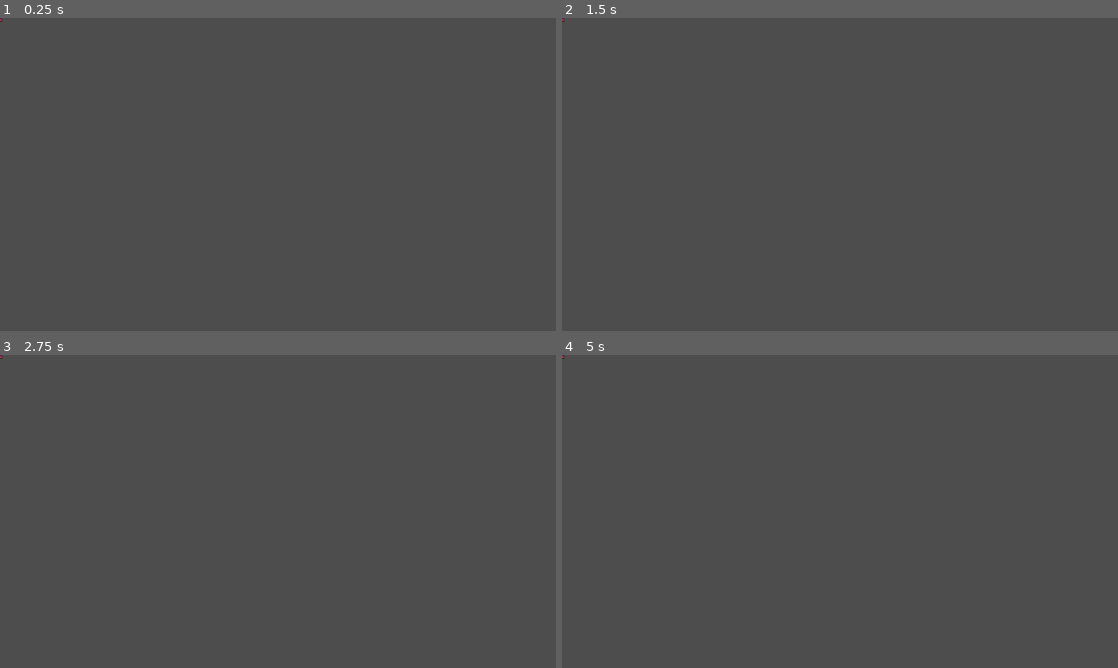
Above: before the commit, frames 1-4 (two rows, left to right).
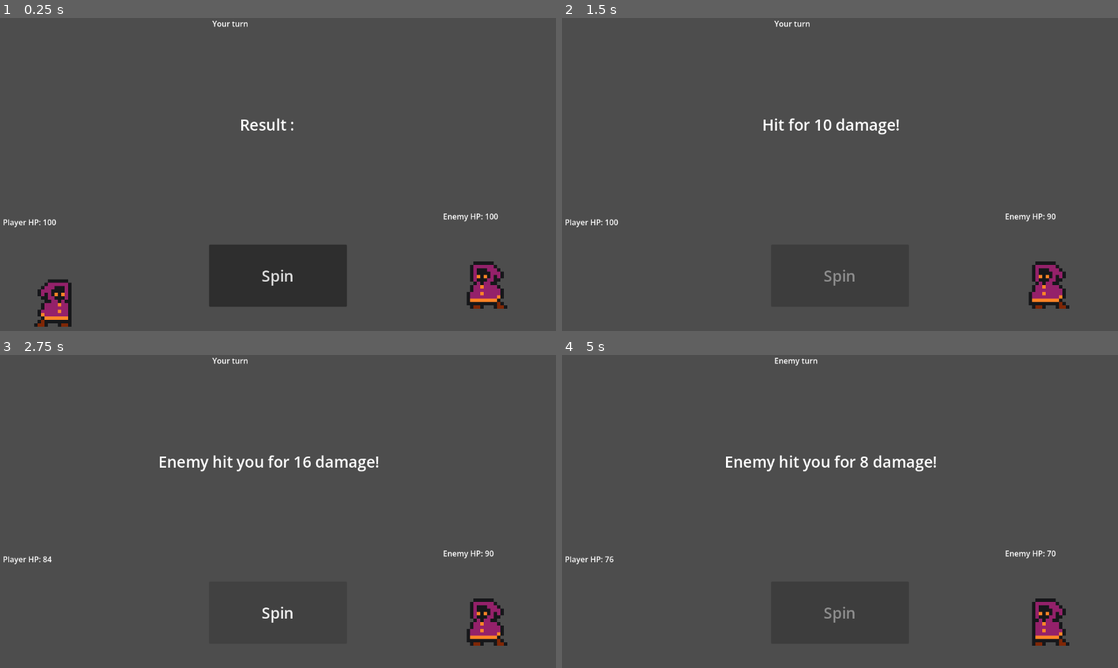
Above: after the commit, the same moments.

Repository: AbbYassine/TheVerySeriousjam
Game: Godot game, scene res://scenes/arena.tscn
Same seed, same stepped clock (60 frames per second), same inputs: the game is played once before the commit and once after it. This scene is started directly instead of the project's main scene.
Inputs (mouse positions are in pixels of both pictures, inside the frame that each line leads up to):
- Up to frame 1 (0.25 s): no input
- Up to frame 2 (1.5 s): click (840, 274) at 0.5 s, where only the run after the commit has a clickable "Spin"; tap Enter at 1.25 s; hold D (right) from 1.28 s (still down)
- Up to frame 3 (2.75 s): keep holding D (right); tap Space (jump) at 1.52, 2.27 s
- Up to frame 4 (5 s): release D (right) at 2.78 s; hold A (left) 2.78-3.53 s; hold D (right) from 3.53 s (still down); tap Space (jump) at 3.77, 4.52 s

The runs differ from the first frame. In frame 1, 6.9% of the frame differs, in the area x 0-92%, y 0-99%; in frame 2, 1.6%; in frame 3, 1.8%; in frame 4, 1.8%.
Error before the commit: Parse Error: Expected indented block after function declaration. (res://Scripts/mini_boss.gd:8)

Commit message:
THE TURN BASED COMBAT IS WORKING RAAAAAAHHHHHHHHHHHHHHHHHHHHHH

Diff:
--- /dev/null
+++ b/Scripts/CombatManager.gd
@@ -0,0 +1,72 @@
+extends Node
+
+@onready var player_hp_label: Label = $UI/PlayerHPLabel
+@onready var enemy_hp_label: Label = $UI/EnemyHPLabel
+@onready var turn_label: Label = $UI/TurnLabel
+@onready var spin_button: Button = $UI/SpinButton
+@onready var result_label: Label = $UI/ResultLabel
+
+var player_hp = 100
+var enemy_hp = 100
+var is_player_turn = true
+
+func _ready():
+	spin_button.pressed.connect(_on_spin_pressed)
+	update_labels()
+	start_player_turn()
+
+func start_player_turn():
+	is_player_turn = true
+	turn_label.text = "Your turn"
+	spin_button.disabled = false
+
+func _on_spin_pressed():
+	spin_button.disabled = true
+	var attack_count = get_weighted_result()
+	if attack_count == 0:
+		result_label.text = "Spell failed!"
+	else:
+		var total_damage = attack_count * 10
+		enemy_hp -= total_damage
+		result_label.text = "Hit for " + str(total_damage) + " damage!"
+	update_labels()
+	check_win_loss()
+	if enemy_hp > 0 and player_hp > 0:
+		await get_tree().create_timer(1.0).timeout
+		start_enemy_turn()
+
+func start_enemy_turn():
+	is_player_turn = false
+	turn_label.text = "Enemy turn"
+	var attack_count = get_weighted_result()
+	if attack_count == 0:
+		result_label.text = "Enemy spell failed!"
+	else:
+		var total_damage = attack_count * 8
+		player_hp -= total_damage
+		result_label.text = "Enemy hit you for " + str(total_damage) + " damage!"
+	update_labels()
+	check_win_loss()
+	if enemy_hp > 0 and player_hp > 0:
+		await get_tree().create_timer(1.0).timeout
+		start_player_turn()
+
+func get_weighted_result() -> int:
+	var roll = randf() * 100
+	if roll < 10: return 0
+	elif roll < 35: return 1
+	elif roll < 65: return 2
+	elif roll < 90: return 3
+	else: return 4
+
+func update_labels():
+	player_hp_label.text = "Player HP: " + str(player_hp)
+	enemy_hp_label.text = "Enemy HP: " + str(enemy_hp)
+
+func check_win_loss():
+	if enemy_hp <= 0:
+		turn_label.text = "You win!"
+		spin_button.disabled = true
+	elif player_hp <= 0:
+		turn_label.text = "You lose!"
+		spin_button.disabled = true
--- a/Scripts/Wheel.gd
+++ /dev/null
@@ -1,46 +0,0 @@
-extends Control
-
-@onready var spin_button: Button = $spin_button
-@onready var result_label: Label = $result_label
-
-
-var spinning = false
-
-func _ready():
-	spin_button.pressed.connect(_on_spin_pressed)
-
-func _on_spin_pressed():
-	if spinning:
-		return
-	spinning = true
-	spin_button.disabled = true
-	await spin_wheel()
-	spinning = false
-	spin_button.disabled = false
-
-func spin_wheel() -> int:
-	# fake "spinning" visual: show random numbers fast
-	var spin_duration = 0.8
-	var elapsed = 0.0
-	var interval = 0.05
-	while elapsed < spin_duration:
-		result_label.text = str(randi_range(0, 4))
-		await get_tree().create_timer(interval).timeout
-		elapsed += interval
-		# final real result, using your weighted odds
-	var final_result = get_weighted_result()
-	result_label.text = str(final_result)
-	return final_result
-
-func get_weighted_result() -> int:
-	var roll = randf() * 100
-	if roll < 10:
-		return 0
-	elif roll < 35:
-		return 1
-	elif roll < 65:
-		return 2
-	elif roll < 90:
-		return 3
-	else:
-		return 4
--- a/Scripts/arena.gd
+++ /dev/null
@@ -1,11 +0,0 @@
-extends Control
-
-
-# Called when the node enters the scene tree for the first time.
-func _ready() -> void:
-	pass # Replace with function body.
-
-
-# Called every frame. 'delta' is the elapsed time since the previous frame.
-func _process(delta: float) -> void:
-	pass
--- a/Scripts/mini_boss.gd
+++ b/Scripts/mini_boss.gd
@@ -6,7 +6,7 @@
 var turn
 
 func attack():
-
+	pass
 
 func calculate_damage():
 	pass
--- a/scenes/Player.tscn
+++ b/scenes/Player.tscn
@@ -126,6 +126,5 @@
 frame_progress = 0.31762382
 
 [node name="CollisionShape2D" type="CollisionShape2D" parent="." unique_id=470162875]
-visible = false
 position = Vector2(0, 1)
 shape = SubResource("RectangleShape2D_lkdrv")
--- a/scenes/arena.tscn
+++ b/scenes/arena.tscn
@@ -1,8 +1,9 @@
 [gd_scene format=3 uid="uid://cctc8gskfevar"]
 
-[ext_resource type="Script" uid="uid://cdf5v7dcdpm6e" path="res://Scripts/arena.gd" id="1_7ft05"]
+[ext_resource type="Script" uid="uid://b6orxnbai2yu5" path="res://Scripts/CombatManager.gd" id="1_7ft05"]
 [ext_resource type="PackedScene" uid="uid://bknf8idd3cqj4" path="res://scenes/mini_boss.tscn" id="2_4ag8t"]
 [ext_resource type="Script" uid="uid://utch632ikbm6" path="res://Scripts/mini_boss.gd" id="3_dpxgc"]
+[ext_resource type="PackedScene" uid="uid://belcgaqgth3ey" path="res://scenes/Player.tscn" id="5_4ag8t"]
 
 [node name="arena" type="Control" unique_id=1731577297]
 layout_mode = 3
@@ -14,4 +15,76 @@
 script = ExtResource("1_7ft05")
 
 [node name="mini_Boss" parent="." unique_id=792584367 instance=ExtResource("2_4ag8t")]
+position = Vector2(1008.99994, 545.99994)
+scale = Vector2(7, 7)
 script = ExtResource("3_dpxgc")
+
+[node name="CharacterBody2D" parent="." unique_id=464170245 instance=ExtResource("5_4ag8t")]
+position = Vector2(113, 554)
+scale = Vector2(7, 7)
+
+[node name="UI" type="Control" parent="." unique_id=1850317460]
+layout_mode = 1
+anchors_preset = 15
+anchor_right = 1.0
+anchor_bottom = 1.0
+grow_horizontal = 2
+grow_vertical = 2
+
+[node name="PlayerHPLabel" type="Label" parent="UI" unique_id=483923067]
+layout_mode = 0
+offset_left = 6.0
+offset_top = 411.0
+offset_right = 212.0
+offset_bottom = 489.0
+
+[node name="EnemyHPLabel" type="Label" parent="UI" unique_id=431864170]
+layout_mode = 1
+anchors_preset = 6
+anchor_left = 1.0
+anchor_top = 0.5
+anchor_right = 1.0
+anchor_bottom = 0.5
+offset_left = -234.0
+offset_top = 75.0
+offset_right = -18.0
+offset_bottom = 152.0
+grow_horizontal = 0
+grow_vertical = 2
+
+[node name="TurnLabel" type="Label" parent="UI" unique_id=1971798707]
+layout_mode = 1
+anchors_preset = 5
+anchor_left = 0.5
+anchor_right = 0.5
+offset_left = -136.0
+offset_right = 136.0
+offset_bottom = 56.0
+grow_horizontal = 2
+
+[node name="SpinButton" type="Button" parent="UI" unique_id=1918756161]
+layout_mode = 1
+anchors_preset = 8
+anchor_left = 0.5
+anchor_top = 0.5
+anchor_right = 0.5
+anchor_bottom = 0.5
+offset_left = -143.0
+offset_top = 145.0
+offset_right = 143.0
+offset_bottom = 274.0
+grow_horizontal = 2
+grow_vertical = 2
+theme_override_font_sizes/font_size = 32
+text = "Spin"
+
+[node name="ResultLabel" type="Label" parent="UI" unique_id=1462063966]
+layout_mode = 0
+offset_left = 227.0
+offset_top = 110.0
+offset_right = 888.0
+offset_bottom = 331.0
+theme_override_font_sizes/font_size = 32
+text = "Result : "
+horizontal_alignment = 1
+vertical_alignment = 1
--- a/scenes/control.tscn
+++ /dev/null
@@ -1,45 +0,0 @@
-[gd_scene format=3 uid="uid://bgmi52d2bxaty"]
-
-[ext_resource type="Script" uid="uid://bfmr8iavq2wdt" path="res://Scripts/Wheel.gd" id="1_5p55f"]
-
-[node name="Control" type="Control" unique_id=1219739982]
-layout_mode = 3
-anchors_preset = 15
-anchor_right = 1.0
-anchor_bottom = 1.0
-grow_horizontal = 2
-grow_vertical = 2
-script = ExtResource("1_5p55f")
-
-[node name="spin_button" type="Button" parent="." unique_id=2028447408]
-texture_filter = 1
-layout_mode = 1
-anchors_preset = 8
-anchor_left = 0.5
-anchor_top = 0.5
-anchor_right = 0.5
-anchor_bottom = 0.5
-offset_left = -208.0
-offset_top = 112.0
-offset_right = 213.0
-offset_bottom = 205.0
-grow_horizontal = 2
-grow_vertical = 2
-theme_override_font_sizes/font_size = 32
-text = "SPIN "
-
-[node name="result_label" type="Label" parent="." unique_id=1252697109]
-texture_filter = 1
-layout_mode = 1
-anchors_preset = 5
-anchor_left = 0.5
-anchor_right = 0.5
-offset_left = -454.0
-offset_top = 8.0
-offset_right = 456.0
-offset_bottom = 322.0
-grow_horizontal = 2
-theme_override_font_sizes/font_size = 32
-text = "Result : "
-horizontal_alignment = 1
-vertical_alignment = 1
Not shown, added: Scripts/CombatManager.gd.uid
Not shown, removed: Scripts/Wheel.gd.uid
Not shown, removed: Scripts/arena.gd.uid
